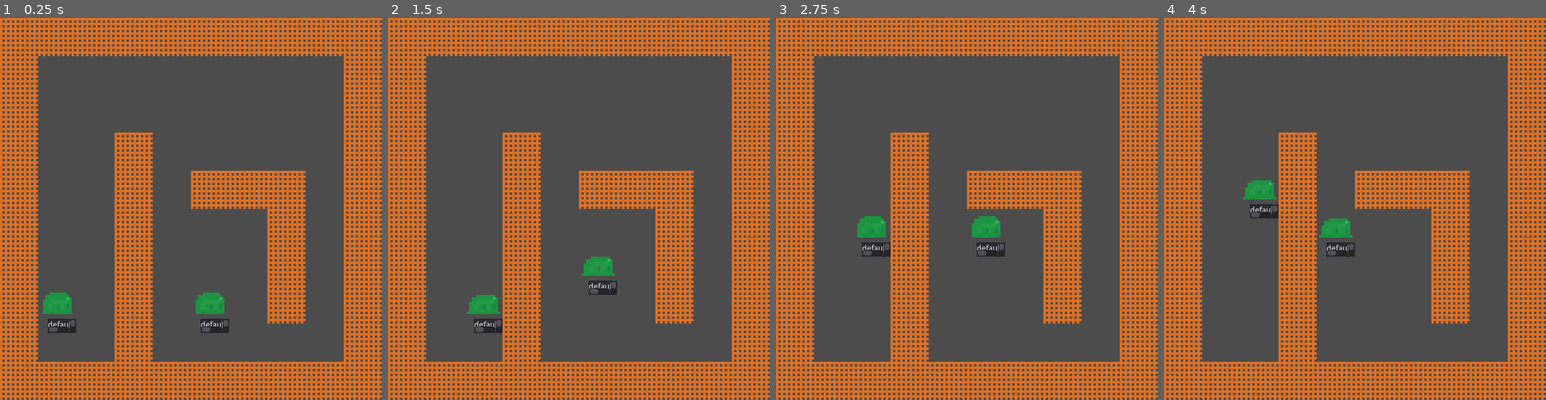
Above: before the commit, frames 1-4 (left to right).
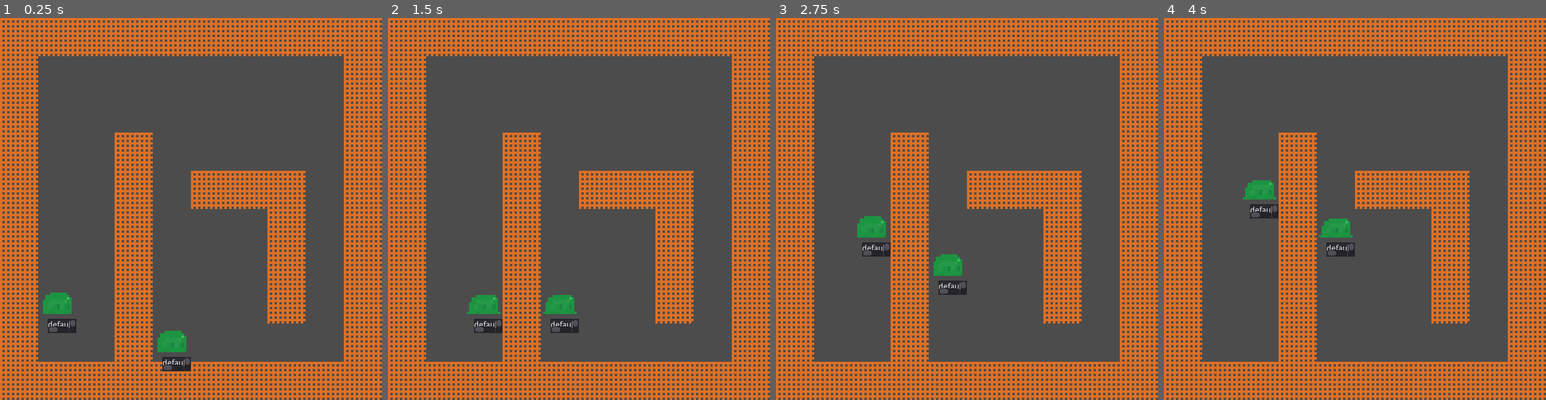
Above: after the commit, the same moments.

Repository: TuoLiYinLi/MonsterSmelter
Game: Godot game, scene res://test_3.tscn
Same seed, same stepped clock (60 frames per second), same inputs: the game is played once before the commit and once after it.
Inputs:
- Up to frame 1 (0.25 s): no input
- Up to frame 2 (1.5 s): no input
- Up to frame 3 (2.75 s): no input
- Up to frame 4 (4 s): tap Enter at 3.5 s

The runs differ from the first frame. In frame 1, 1.3% of the frame differs, in the area x 41-60%, y 71-93%; in frame 2, 1.2%; in frame 3, 1.2%; in frame 4, nothing differs.

Commit message:
权重寻路更新，多目标寻路更新

Diff:
--- a/System/BattleEntity/BattleEntity.gd
+++ b/System/BattleEntity/BattleEntity.gd
@@ -400,3 +400,10 @@
 		return null
 	else:
 		return $weapon_pivot.get_child(0)
+
+
+#测试用：判断是否有多目标 测试多目标寻路用 Z
+#--------------------------------
+var test=1
+var target_position_list:Array
+#--------------------------------
--- a/System/Global/G.gd
+++ b/System/Global/G.gd
@@ -25,6 +25,17 @@
 		add_child(grid_manager)
 	return grid_manager
 
+#寻路 Z
+var path_finder = null setget , get_path_finder
+func get_path_finder():
+	if(!path_finder):
+		path_finder = load("res://System/PathFinder/PathFinder.tscn").instance()
+		add_child(path_finder)
+	return path_finder
+
+
+
+
 # 预加载的战斗实体场景
 var battle_entity:PackedScene = load("res://System/BattleEntity/BattleEntity.tscn")
 
@@ -42,8 +53,8 @@
 
 # 点燃基因
 var gene_ignite:PackedScene = load("res://gene_ignite.tscn")
-# 能量消耗Z
-#var gene_ignite2:PackedScene = load("res://Scene/gene_ignite2.tscn")
+
+
 
 
 # ----------------------------------------------------------------------
@@ -54,3 +65,11 @@
 	if(_grid.building != null):
 		return 1.0
 	return 0.0
+
+# 导出权重寻路网格 z
+func simple_navigate_weight_matrix(_grid)->float:
+	if(_grid.battle_entity != null):
+		return 500.0
+	if(_grid.building != null):
+		return 99999.0
+	return 1.0
--- a/System/GridManager/GridManager.gd
+++ b/System/GridManager/GridManager.gd
@@ -96,6 +96,7 @@
 
 	return out
 
+
 # 计算两个网格之间的距离
 func distance(grid1, grid2)->int:
 	return int(abs(grid1.index_x - grid2.index_x) + abs(grid1.index_y - grid2.index_y))
--- a/System/PathFinder/PathFinder.gd
+++ b/System/PathFinder/PathFinder.gd
@@ -1,20 +1,22 @@
+extends Node2D
 class_name PathFinder
 
+
+#全局变量
+const xx = [0, 1, 0, -1] # 右移、下移、左移、上移
+const yy = [1, 0, -1, 0]
 #动态规划寻路算法（BFS宽度优先搜索）Z
 #--------------------------------------------------------
 
-static func bfs(map, x:int,y:int,m:int,n:int)->Array:
+func bfs(map, x:int,y:int,m:int,n:int)->Array:
 	var pre_route = [] # 宽度搜索得到的节点
 	var q = []  # 队列结构控制循环次数
-	var xx = [0, 1, 0, -1] # 右移、下移、左移、上移
-	var yy = [1, 0, -1, 0]
 	var visited = []  # 记录节点是否已遍历
 	var father = []  # 每一个pre_route节点的父节点
 #	var x:int = start_position.x/64
 #	var y:int = start_position.y/64
 #	var m:int = dinal_position.x/64
 #	var n:int = dinal_position.y/64
-	print(x,y,m,n)
 	for i in range(len(map[0])):
 		visited.push_back([])
 		for j in range(len(map)):
@@ -40,7 +42,7 @@
 	return []
 
 
-static func get_route(father, pre_route): #寻找并输出最短路径Z
+func get_route(father, pre_route): #寻找并输出最短路径Z
 	var route = [pre_route[-1], father[-1]]
 	for i in range(len(pre_route) -1, -1, -1):
 		if pre_route[i] == route[-1]:
@@ -55,8 +57,130 @@
 #---------------------------------------------------------------------------
 # 外部接口
 # 寻找前往目的地的下一个二维索引
-static func next_step(navigation_matrix,start_x,start_y,end_x,end_y):
+func next_step(navigation_matrix,start_x,start_y,end_x,end_y):
 	var path = bfs(navigation_matrix,start_x,start_y,end_x,end_y)
 	if(!path):
 		return null
 	return [path[1][0],path[1][1]]
+
+#-----------------------------------------------------------------------------------
+
+#普通地图多目标寻路
+#多目标的寻路，输入地图,初始坐标，目标坐标列表， 返回最短目标点坐标 Z
+func next_step_multi(navigation_matrix,start_x,start_y, target_position_list:Array):
+	var min1 = 999
+	var path
+	for i in len(target_position_list):
+		var route = bfs(navigation_matrix,start_x,start_y,target_position_list[i][0],target_position_list[i][1])
+		print(route)
+		if min1>len(route) and len(route)>0:
+			min1 = len(route)
+			path = route
+
+	if(!path):
+		return null
+	return [path[len(path)-1][0],path[len(path)-1][1]]
+
+
+
+
+
+
+
+#A*算法实现 Z
+#------------------------------------------------
+# 外部接口函数，进入地图处理递归函数 Z
+var map2:Array
+var start_position:Array
+
+func next_step_A(navigation_matrix,start_x,start_y,end_x,end_y)->Array:
+	#将初始坐标赋值为1防止进入函数卡死
+	navigation_matrix[start_x][start_y]=1
+
+	#设置地图备份与初始坐标备份
+	map2 = navigation_matrix.duplicate(true)
+	start_position=[start_x,start_y]
+
+	#进入地图递归函数
+	A(navigation_matrix,start_x,start_y,end_x,end_y)
+
+	#进入路径选择函数
+	var route = get_A_route(navigation_matrix,start_x,start_y,end_x,end_y)
+
+	for i in range(len(navigation_matrix[0])):
+		print(navigation_matrix[i])
+	print(route)
+
+	return [route[0][0],route[0][1]]
+
+
+#地图处理递归函数 Z
+#（地图，初始x,初始y,结束x，结束y）无输出
+func A(map,x:int,y:int,m:int,n:int):
+	if x == m and y == n:
+		return
+	for i in range(4):
+		var next_x = x + xx[i]
+		var next_y = y + yy[i]
+		#所有情况变量控制写在这
+		if next_x >= len(map[0]) or next_x < 0 or next_y >= len(map[0]) or next_y < 0 or (next_x == start_position[0] and next_y ==start_position[1]):
+			continue
+		if map[next_x][next_y] == 1 or map[next_x][next_y] == 500:
+			map[next_x][next_y] = map[x][y] + map[next_x][next_y]
+			A(map,next_x, next_y, m, n)
+		elif map[x][y] + map2[next_x][next_y] < map[next_x][next_y]:
+			map[next_x][next_y] = map[x][y] + map2[next_x][next_y]
+			A(map, next_x, next_y, m, n)
+
+
+#递归处理地图后寻找路径,返回路径列表 Z
+func get_A_route(map,start_x,start_y,final_x,final_y)->Array:
+	var l = []
+	var next_x
+	var next_y
+	var start = [final_x, final_y]
+	while start_x != start[0] or start_y != start[1]:
+		var mins = 100000
+		next_x = 0
+		next_y = 0
+		final_x = start[0]
+		final_y = start[1]
+		for i in range(4):
+			if map[final_x + xx[i]][final_y + yy[i]] < mins:
+				next_x = final_x + xx[i]
+				next_y = final_y + yy[i]
+				mins = map[final_x + xx[i]][final_y + yy[i]]
+		l.append(start)
+		start = [next_x,next_y]
+	#翻转后输出
+	l.invert()
+	return l
+
+
+
+#权重地图多目标寻路
+#多目标的寻路，输入地图,初始坐标，目标坐标列表， 返回最短目标点坐标 Z
+func next_step_multi_A(navigation_matrix,start_x,start_y, target_position_list:Array)->Array:
+	var min1 = 1000000
+	var path:Array
+	#将初始坐标赋值为1防止进入函数卡死
+	navigation_matrix[start_x][start_y]=1
+	start_position=[start_x,start_y]
+	map2 = navigation_matrix
+
+	for i in len(target_position_list):
+		var sum = 0
+		var map3:Array = navigation_matrix.duplicate(true)
+		A(map3,start_x,start_y,target_position_list[i][0],target_position_list[i][1])
+		var route = get_A_route(map3,start_x,start_y,target_position_list[i][0],target_position_list[i][1])
+		print(route)
+		#计算权值大小判断最短
+		for j in len(route):
+			sum = sum + map3[route[j][0]][route[j][1]]
+		print(sum)
+		if sum<min1:
+			min1 = sum
+			path = route
+	if(!path):
+		return []
+	return [path[len(path)-1][0],path[len(path)-1][1]]
--- /dev/null
+++ b/System/PathFinder/PathFinder.tscn
@@ -0,0 +1,6 @@
+[gd_scene load_steps=2 format=2]
+
+[ext_resource path="res://System/PathFinder/PathFinder.gd" type="Script" id=1]
+
+[node name="Node2D" type="Node2D"]
+script = ExtResource( 1 )
--- a/System/Weapon/Weapon.gd
+++ b/System/Weapon/Weapon.gd
@@ -29,12 +29,20 @@
 				get_host().offence(get_target())
 		# 在范围外则进行寻路靠近目标
 		else:
+			#使用权值地图计算 Z
 			if(get_host().moving_cd <= 0):
-				var mt = G.grid_manager.to_navigate_matrix(G,"simple_navigate_matrix")
-				var ns = PathFinder.next_step(mt, get_host().grid.index_x, get_host().grid.index_y, get_target().grid.index_x, get_target().grid.index_y)
+				var mt = G.grid_manager.to_navigate_matrix(G,"simple_navigate_weight_matrix")
+				var ns = G.path_finder.next_step_A(mt, get_host().grid.index_x, get_host().grid.index_y, get_target().grid.index_x, get_target().grid.index_y)
 				if(ns):
 					get_host().move_to(G.grid_manager.get_grid_at(ns[0], ns[1]))
 				print("[Weapon] 角色导航中")
+			#使用普通地图计算 Z
+#			if(get_host().moving_cd <= 0):
+#				var mt = G.grid_manager.to_navigate_matrix(G,"simple_navigate_matrix")
+#				var ns = PathFinder.next_step(mt, get_host().grid.index_x, get_host().grid.index_y, get_target().grid.index_x, get_target().grid.index_y)
+#				if(ns):
+#					get_host().move_to(G.grid_manager.get_grid_at(ns[0], ns[1]))
+#				print("[Weapon] 角色导航中")
 #			else:
 #				print("[Weapon] 角色移动冷却")
 
--- a/project.godot
+++ b/project.godot
@@ -44,7 +44,7 @@
 "language": "GDScript",
 "path": "res://test_2.gd"
 }, {
-"base": "Reference",
+"base": "Node2D",
 "class": "PathFinder",
 "language": "GDScript",
 "path": "res://System/PathFinder/PathFinder.gd"
--- /dev/null
+++ b/test_4.gd
@@ -0,0 +1,55 @@
+# test_4.gd
+# 寻路测试 Z
+
+extends Node2D
+
+func _ready():
+	var gm = G.grid_manager
+
+	gm.init_grids(10,10)
+
+	for grid in gm.get_grids_range(3,3,3,8):
+		var b = G.building.instance()
+		add_child(b)
+		grid.building = b
+		b.grid = grid
+
+	for i in [[0,0,0,8],[0,0,9,0],[9,1,9,9],[0,9,8,9]]:
+		for grid in gm.get_grids_range(i[0],i[1],i[2],i[3]):
+			var b = G.building.instance()
+			add_child(b)
+			grid.building = b
+			b.grid = grid
+
+	for grid in gm.get_grids_range(5,4,6,4):
+			var b = G.building.instance()
+			add_child(b)
+			grid.building = b
+			b.grid = grid
+
+	for grid in gm.get_grids_range(7,4,7,7):
+		var b = G.building.instance()
+		add_child(b)
+		grid.building = b
+		b.grid = grid
+
+	var m1 = G.battle_entity.instance()
+	add_child(m1)
+	m1.teleport_to(gm.get_grid_at(5,8))
+	m1.description = "p1"
+
+	var w1 = G.weapon.instance()
+	m1.get_node("weapon_pivot").add_child(w1)
+
+	#目标点列表
+	var target_position_list = [[2,6],[3,8],[8,8]]
+	var mt = G.grid_manager.to_navigate_matrix(G,"simple_navigate_matrix")
+	var ma = G.grid_manager.to_navigate_matrix(G,"simple_navigate_weight_matrix")
+
+	#进入列表寻路
+	print("普通地图计算最短路径的点为",G.path_finder.next_step_multi(mt,5,8,target_position_list))
+	print("权重地图计算最短路径的点为",G.path_finder.next_step_multi_A(ma,5,8,target_position_list))
+
+	var ss = G.grid_manager.to_navigate_matrix(G,"simple_navigate_weight_matrix")
+
+	#print(G.path_finder.next_step_A(ss,1,1,8,8))
--- /dev/null
+++ b/test_4.tscn
@@ -0,0 +1,6 @@
+[gd_scene load_steps=2 format=2]
+
+[ext_resource path="res://test_4.gd" type="Script" id=1]
+
+[node name="test_4" type="Node2D"]
+script = ExtResource( 1 )
